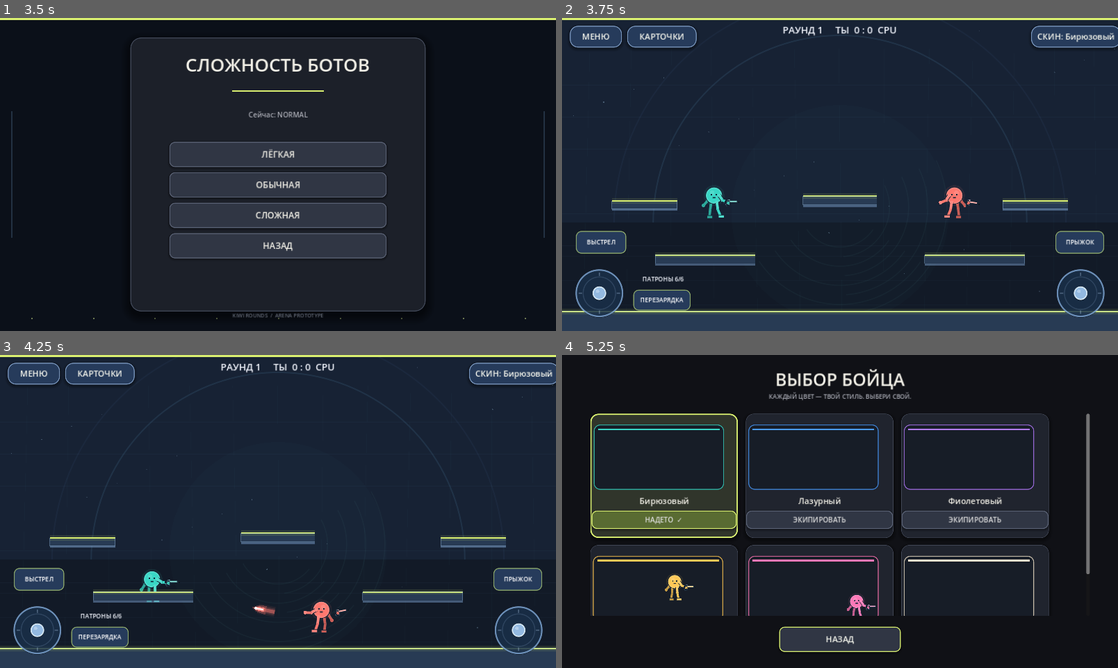
Above: before the commit, frames 1-4 (two rows, left to right).
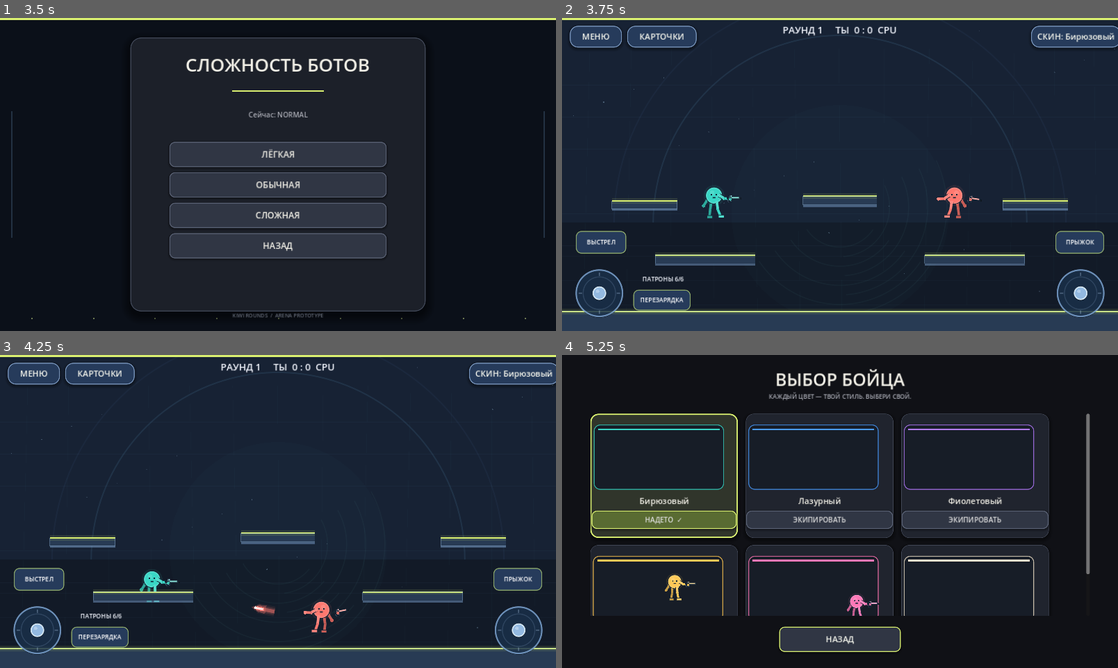
Above: after the commit, the same moments.

Repository: loslam-del/Kiwi-rounds
Game: Godot game, scene res://scenes/main.tscn
Same seed, same stepped clock (60 frames per second), same inputs: the game is played once before the commit and once after it.
Inputs:
- Up to frame 1 (3.5 s): click "ИГРАТЬ" at 0.5 s; click "ОНЛАЙН — ПОЗЖЕ" at 1.25 s; click "НАЗАД" at 2 s; click "ПРОТИВ БОТОВ" at 2.75 s
- Up to frame 2 (3.75 s): click "ЛЁГКАЯ" at 3.5 s
- Up to frame 3 (4.25 s): no input
- Up to frame 4 (5.25 s): click "СКИН: Бирюзовый" at 4.25 s; click "НАДЕТО ✓" at 5 s

Frame 1 is identical in both runs. In frame 2, 0.1% of the frame differs, in the area x 25-76%, y 56-61%; in frame 3, less than 0.1%; in frame 4, less than 0.1%.

Commit message:
Set natural resting arm pose for fighters and skin previews

Diff:
--- a/scripts/player.gd
+++ b/scripts/player.gd
@@ -68,16 +68,16 @@
 
 # Lightweight ragdoll-style limb physics. Angles and angular velocity are
 # simulated independently, while shoulder/hip anchors follow the torso.
-var arm_back_angle := -0.18
-var arm_front_angle := 0.18
+var arm_back_angle := -0.38
+var arm_front_angle := 1.0
 var leg_back_angle := -0.12
 var leg_front_angle := 0.12
 var knee_back_angle := -0.28
 var knee_front_angle := 0.28
 var arm_back_angular_velocity := 0.0
 var arm_front_angular_velocity := 0.0
-var elbow_back_angle := -0.72
-var elbow_front_angle := 0.72
+var elbow_back_angle := -0.18
+var elbow_front_angle := 0.55
 var elbow_back_angular_velocity := 0.0
 var elbow_front_angular_velocity := 0.0
 var leg_back_angular_velocity := 0.0
